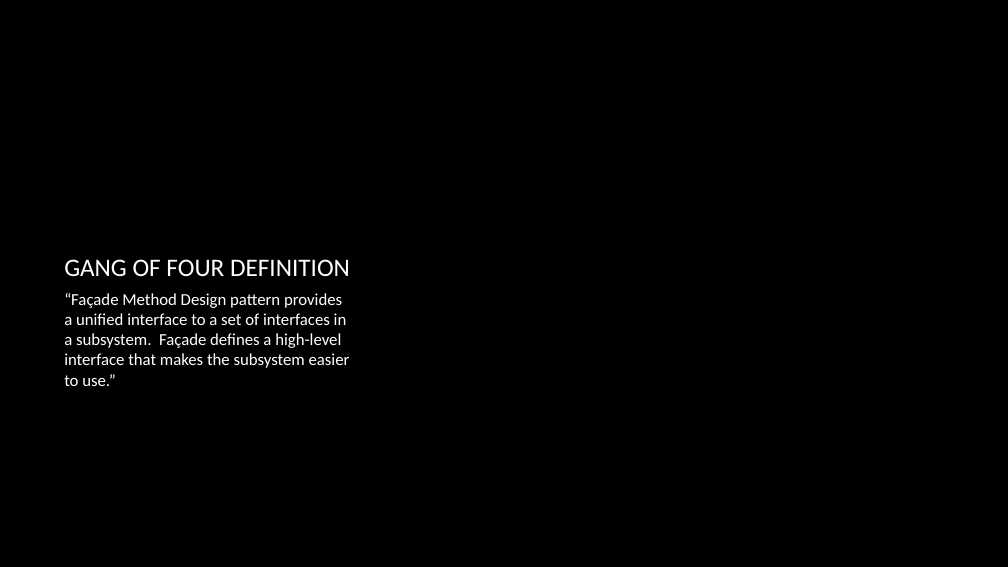
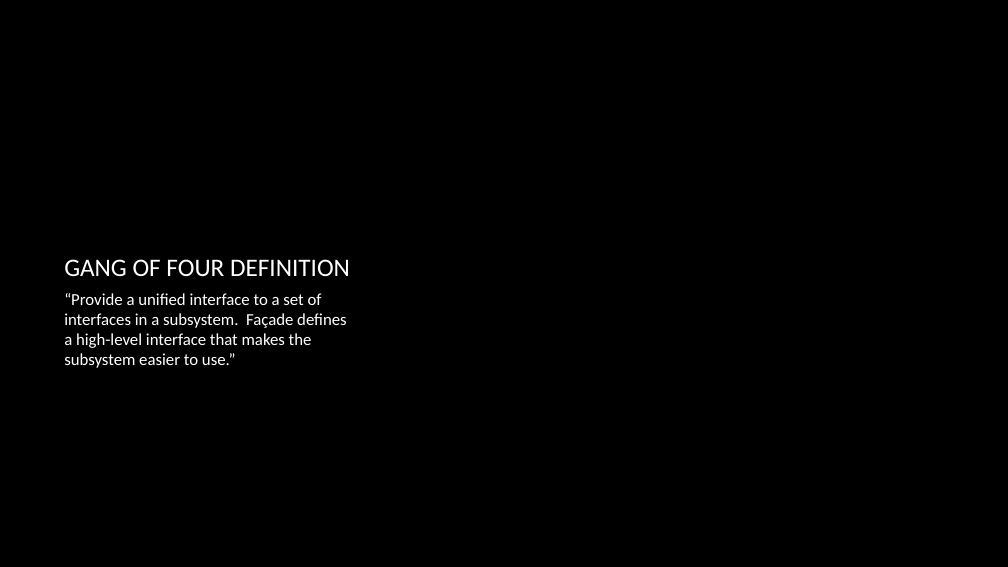
Before and after one commit to dundane/CSC360Demos, a slide deck: slide 116 of CSC360Demo/Design Patterns Slide Show.pptx. Drawn at 1008x567 pixels with LibreOffice and Linux fonts; fonts in the diff are those of the drawing; background and template pictures are left out. Boxes give left, top, right and bottom in pixels: in the first picture for what was removed or moved away, otherwise in the second. Text is boxed around its words. In the diff, an @@ line names an element or a change of style, - is before the commit and + after.

Commit message:
Added Command Pattern

```diff
--- a/CSC360Demo/Design Patterns Slide Show.pptx
+++ b/CSC360Demo/Design Patterns Slide Show.pptx
@@ text at [64, 293, 347, 368]: text changed @@
-“Façade Method Design pattern provides a unified interface to a set of interfaces in a subsystem. Façade defines a high-level interface that makes the subsystem easier to use.”
+“Provide a unified interface to a set of interfaces in a subsystem. Façade defines a high-level interface that makes the subsystem easier to use.”
```
Also in this commit, not shown: 9 other slides changed, 45 slides added, 19 other files.
